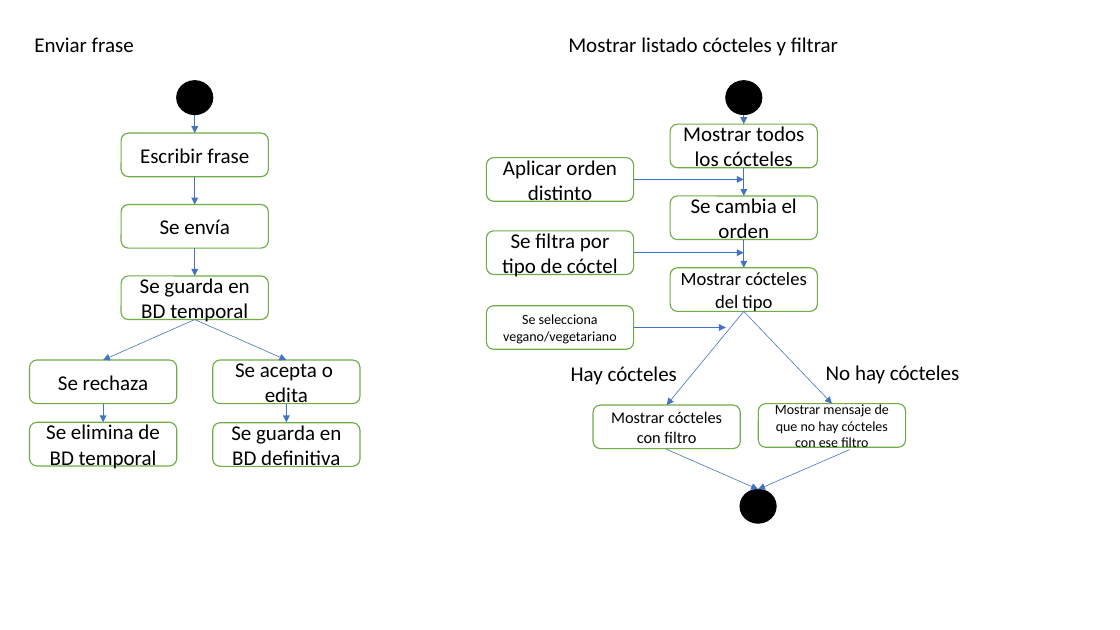
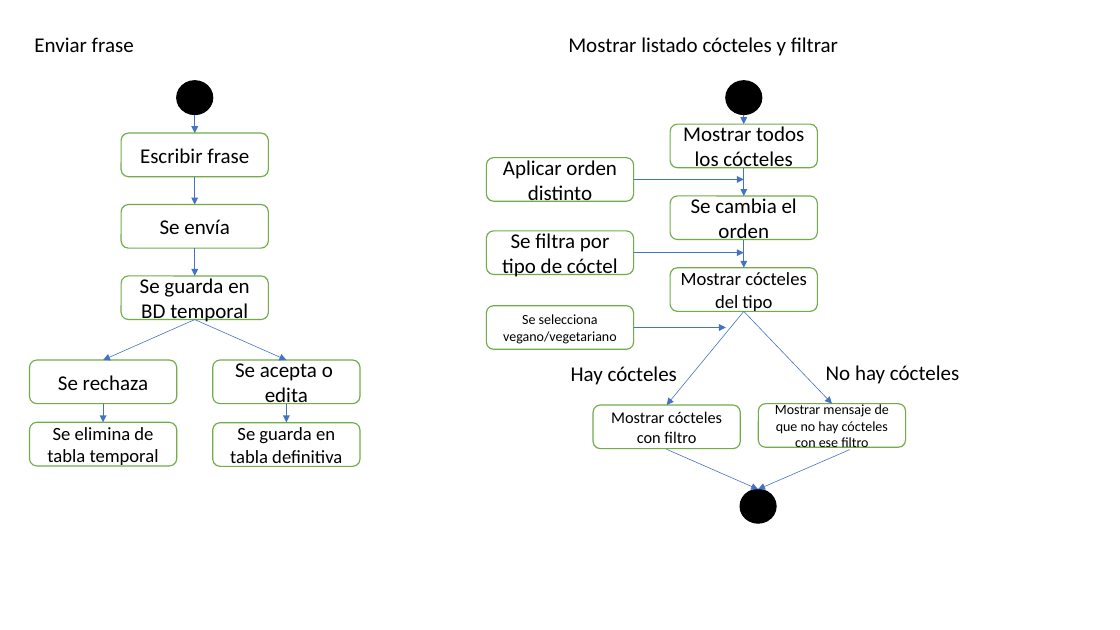
Before and after one commit to Deagle50/dam_proyecto_final, a slide deck: slide 6 of Diapositivas utilizadas en la documentación.pptx (slide 5 before the commit). Drawn at 1120x630 pixels with LibreOffice and Linux fonts; fonts in the diff are those of the drawing. Boxes give left, top, right and bottom in pixels: in the first picture for what was removed or moved away, otherwise in the second. Text is boxed around its words. In the diff, an @@ line names an element or a change of style, - is before the commit and + after.

```diff
--- a/Diapositivas utilizadas en la documentación.pptx
+++ b/Diapositivas utilizadas en la documentación.pptx
@@ text in rounded rectangle at [47, 427, 159, 467]: text changed; size 18 to 16 pt @@
-Se elimina de BD temporal
+Se elimina de tabla temporal
@@ text in rounded rectangle at [230, 427, 342, 467]: text changed; size 18 to 16 pt @@
-Se guarda en BD definitiva
+Se guarda en tabla definitiva
```
Also in this commit, not shown: 1 slide added, 5 other files.
